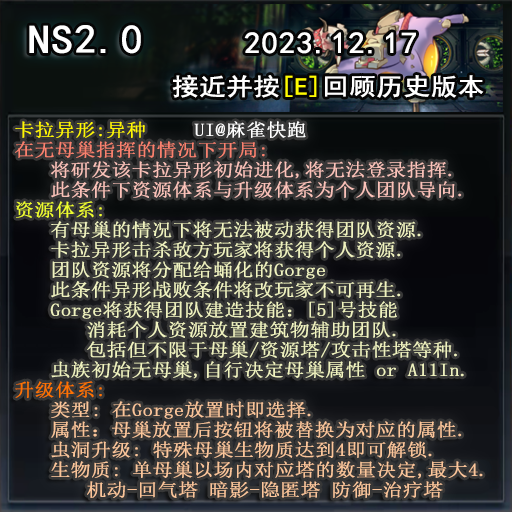
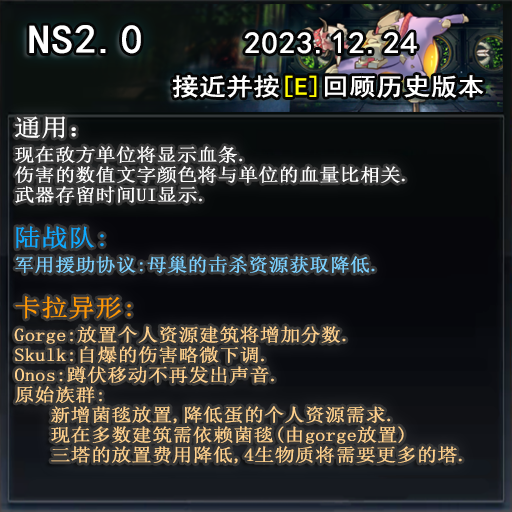
Layer changes from the first 512x512 image to the second:
renamed "卡拉异形:异种 UI@麻雀快跑 在无母巢指挥的情况下开局: 将研发该卡拉异形初始进化,将无法登录指挥. 此条件下资源体系" to "通用： 现在敌方单位将显示血条. 伤害的数值文字颜色将与单位的血量比相关. 武器存留时间UI显示. 陆战队: 军用援助协议:", painted on it over box(14, 116, 483, 498)
renamed "NS2.0 2023.12.17 接近并按[E]回顾历史版本" to "NS2.0 2023.12.24 接近并按[E]回顾历史版本", painted on it over box(376, 26, 422, 61)
